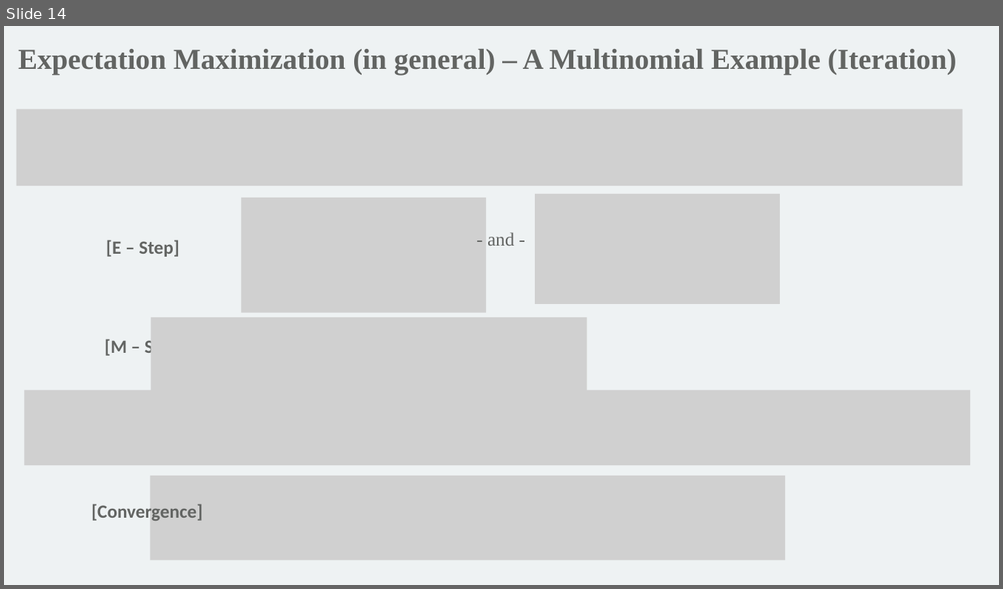
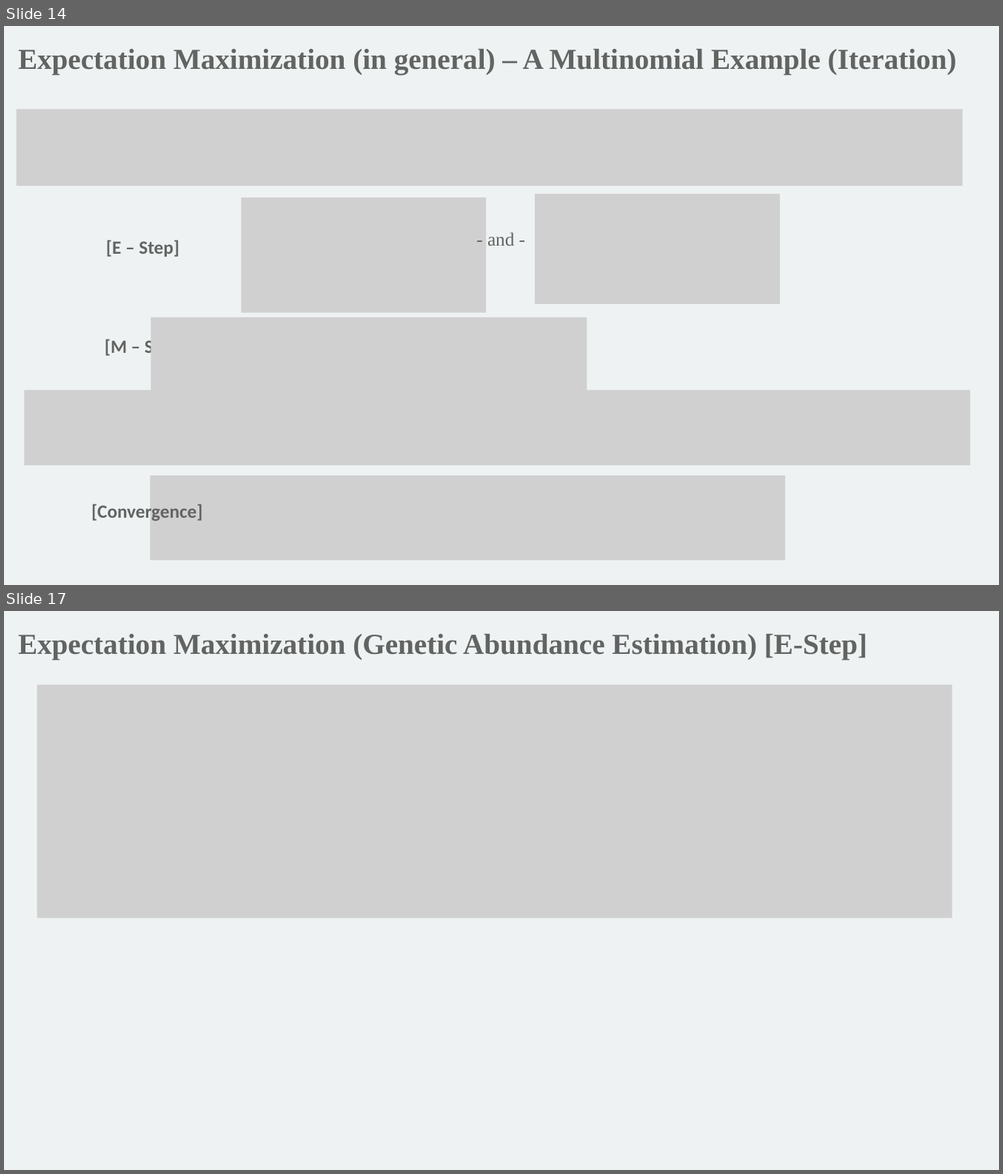
Before and after one commit to mathornton01/2022_UTSW_Lyda_Hill_Department_Advanced_NGS_Analysis_Nanocourse, a slide deck: Advanced NGS Analysis (Day 2).pptx. Shown one above the other, each under a label of ours: slide 14 before the commit, slides 14 and 17 after it; the slides between them are not shown. The pictures are 1003x589 and 1003x1174 pixels, drawn with LibreOffice and Linux fonts; fonts in the diff are those of the drawing; grey boxes stand for pictures; background and template pictures are left out. Boxes give left, top, right and bottom in pixels: in the first picture for what was removed or moved away, otherwise in the second. Text is boxed around its words. In the diff, an @@ line names an element or a change of style, - is before the commit and + after.

```diff
--- a/Advanced NGS Analysis (Day 2).pptx
+++ b/Advanced NGS Analysis (Day 2).pptx
@@ slide 17 added at bbox=[4, 611, 999, 1170], background #EEF2F3 @@
@@ text added at bbox=[18, 634, 867, 660], 28 pt, text #626462, bold @@
+Expectation Maximization (Genetic Abundance Estimation) [E-Step]
@@ picture added at bbox=[37, 685, 951, 918] @@
```
Also in this commit, not shown: 1 slide changed, 1 other slide added.
